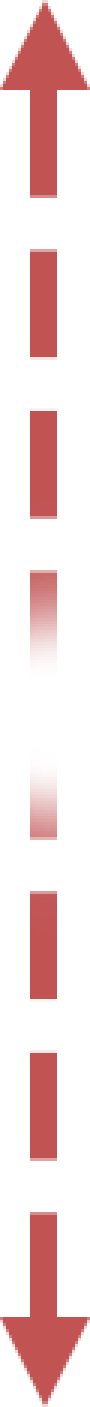
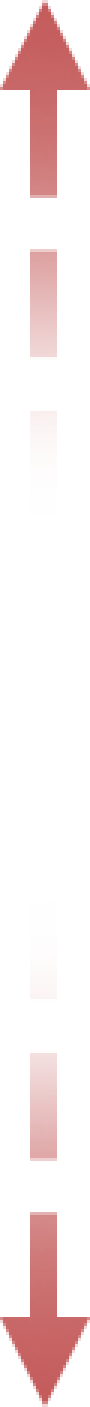
Layer changes from the first 90 × 1407 image to the second:
showed "Polygon 1 copy 11" over [0, 3, 90, 1404]
hid "Polygon 1 copy 22" over [0, 3, 90, 1404]
